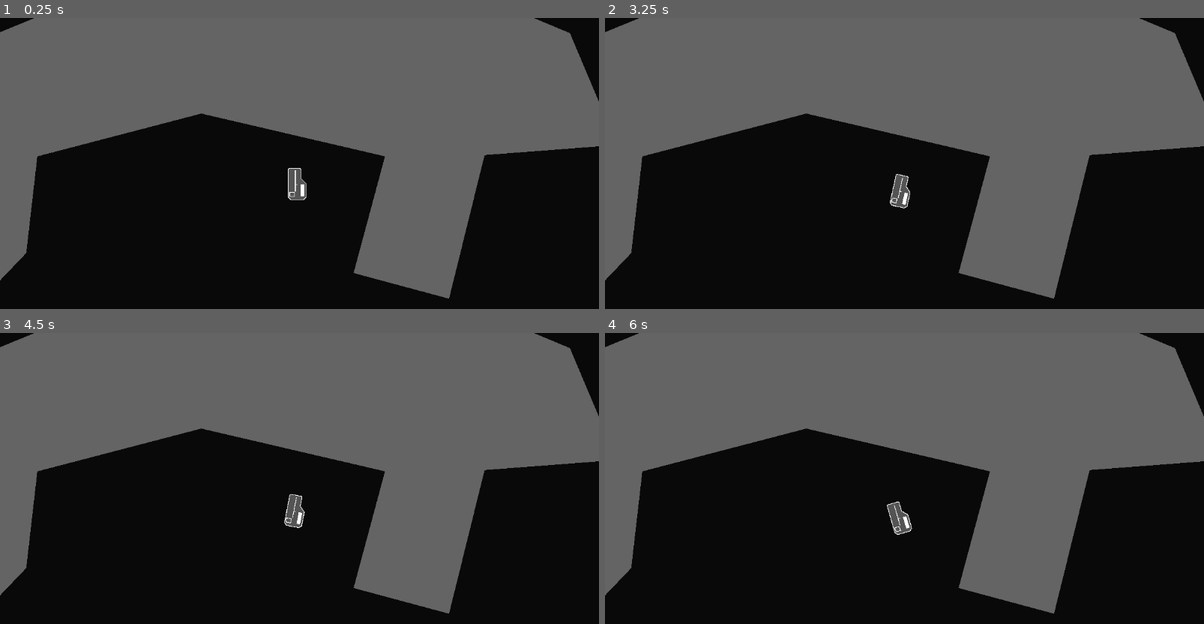
Above: before the commit, frames 1-4 (two rows, left to right).
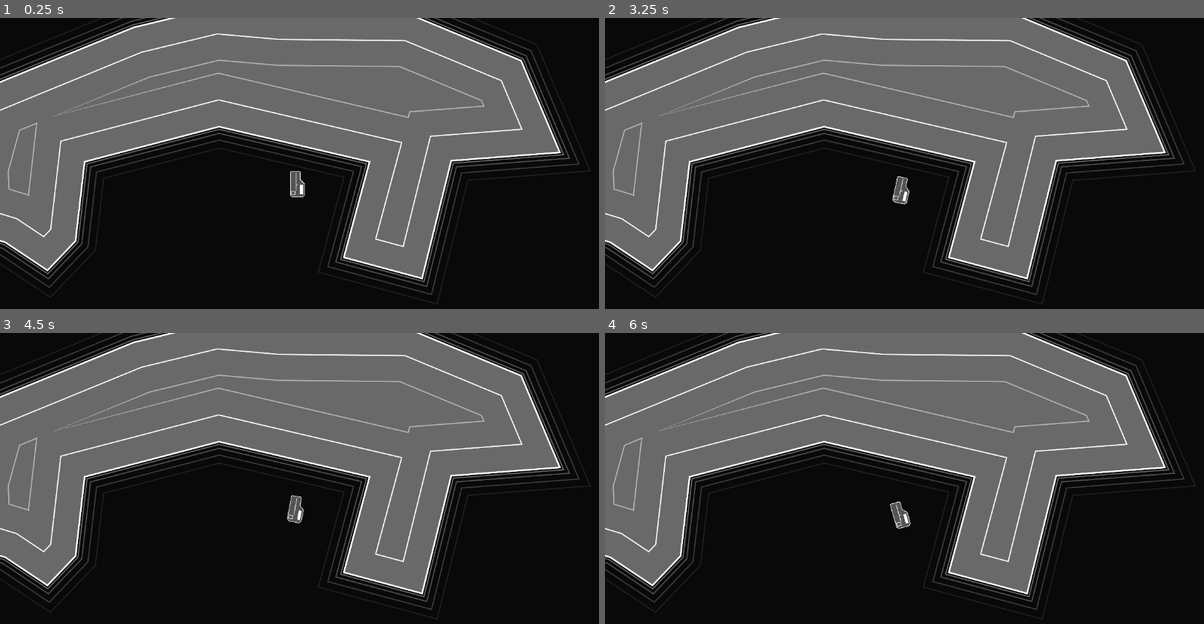
Above: after the commit, the same moments.

Repository: Ninjars/GodotCarrier2D
Game: Godot game, scene res://Levels/sandbox.tscn
The game is run twice, just before and just after one commit, with the same random seed, the same clock (stepped at 60 frames per second) and the same inputs.
Inputs:
- Up to frame 1 (0.25 s): no input
- Up to frame 2 (3.25 s): tap Enter at 0.5 s; hold D (rotate_right) 0.53-1.28 s; hold S (decelerate) 0.53-1.28 s; hold A (rotate_left) 1.28-2.03 s; tap S (decelerate) at 1.35, 2.85 s; hold D (rotate_right) 2.03-2.78 s; hold S (decelerate) 2.03-2.78 s; hold W (accelerate) from 2.78 s (still down)
- Up to frame 3 (4.5 s): release W (accelerate) at 3.53 s; hold S (decelerate) 3.53-4.28 s; hold A (rotate_left) from 3.53 s (still down); tap S (decelerate) at 4.35 s
- Up to frame 4 (6 s): tap Space at 5 s; hold S (decelerate) 5.03-5.78 s; release A (rotate_left) at 5.78 s; hold D (rotate_right) from 5.78 s (still down); tap S (decelerate) at 5.85 s

The runs differ from the first frame. In frame 1, 21% of the frame differs, in the area x 0-100%, y 0-97%; in frame 2, 21%; in frame 3, 21%; in frame 4, 21%.

Commit message:
implemented basic island contours drawing script

Diff:
--- a/Levels/sandbox.tscn
+++ b/Levels/sandbox.tscn
@@ -1,17 +1,22 @@
-[gd_scene load_steps=3 format=3 uid="uid://pqd7wl36ly5m"]
+[gd_scene load_steps=4 format=3 uid="uid://bmdhd7f8mmsxe"]
 
 [ext_resource type="PackedScene" uid="uid://ddihr16gwwsd0" path="res://Entities/directControlShip.tscn" id="1_13ota"]
+[ext_resource type="Script" path="res://Scripts/IslandVisuals.gd" id="1_78fk5"]
 [ext_resource type="Script" path="res://Scripts/CollisionPolyMatchShape.gd" id="1_hwd8y"]
 
 [node name="Main" type="Node2D"]
 
 [node name="Camera2D" type="Camera2D" parent="."]
-zoom = Vector2(0.61, 0.61)
+zoom = Vector2(0.5, 0.5)
 
-[node name="Island" type="StaticBody2D" parent="."]
+[node name="Island" type="StaticBody2D" parent="." node_paths=PackedStringArray("shape")]
 position = Vector2(19.515, -80.935)
+script = ExtResource("1_78fk5")
+shape = NodePath("Shape")
 
 [node name="Shape" type="Polygon2D" parent="Island"]
+visible = false
+position = Vector2(248.485, -181.065)
 color = Color(0.396078, 0.396078, 0.396078, 1)
 polygon = PackedVector2Array(-658, -530.72, -344, -606.72, -93, -584.72, 407, -579.72, 833, -402.72, 982, -49.72, 564, -17.72, 452, 435.28, 151, 354.28, 250, -13.72, -329, -148.72, -846, -13.72, -881, 291.28, -989, 404.28, -1151, 296.28, -1330, 242.28, -1341, -0.719999, -1263, -282.72)
 
--- /dev/null
+++ b/Scripts/IslandVisuals.gd
@@ -0,0 +1,31 @@
+extends Node2D
+
+@export var shape: Polygon2D
+
+@export var fillColor: Color = Color.DIM_GRAY
+@export var collisionLineColor: Color = Color.WHITE
+@export var insideLineColor: Color = Color.WHITE
+@export var outsideLineColor: Color = Color.DIM_GRAY
+@export var stepDistance: float = 10
+
+func _draw():
+	draw_colored_polygon(shape.polygon, fillColor)
+
+	var dupedPolygon = shape.polygon.duplicate()
+	dupedPolygon.append(shape.polygon[0])
+	draw_polyline(dupedPolygon, collisionLineColor, 5, true)
+
+	drawInflatedPolyline(shape.polygon, -stepDistance * 20, Color(insideLineColor, 0.5))
+	drawInflatedPolyline(shape.polygon, -stepDistance * 10, insideLineColor)
+	drawInflatedPolyline(shape.polygon, stepDistance, outsideLineColor)
+
+	drawInflatedPolyline(shape.polygon, stepDistance * 2.5, Color(outsideLineColor, 0.75))
+	drawInflatedPolyline(shape.polygon, stepDistance * 5, Color(outsideLineColor, 0.55))
+	drawInflatedPolyline(shape.polygon, stepDistance * 8, Color(outsideLineColor, 0.25))
+
+
+func drawInflatedPolyline(poly: PackedVector2Array, polyInflation: float, drawColor: Color):
+	var offsetPolygons = Geometry2D.offset_polygon(poly, polyInflation, Geometry2D.JOIN_MITER)
+	for offsetPoly in offsetPolygons:
+		offsetPoly.append(offsetPoly[0])
+		draw_polyline(offsetPoly, drawColor, 3, true)
